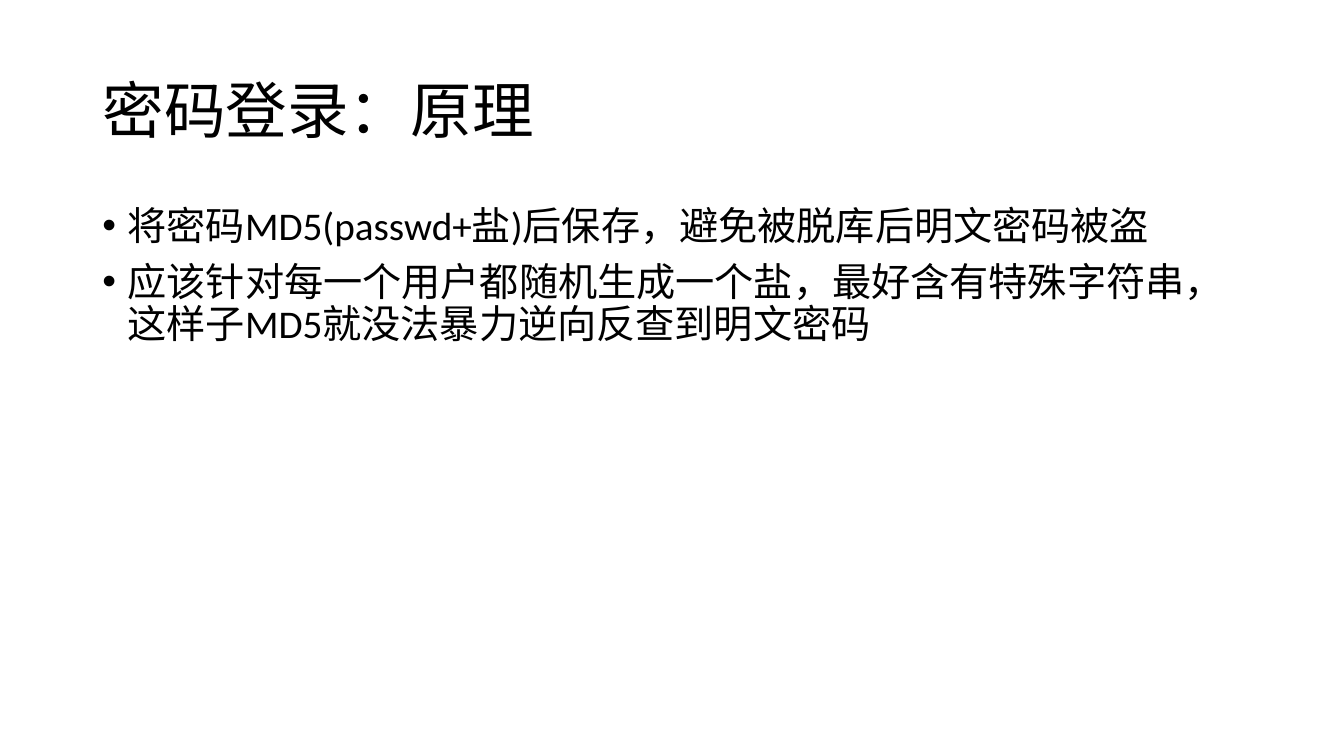
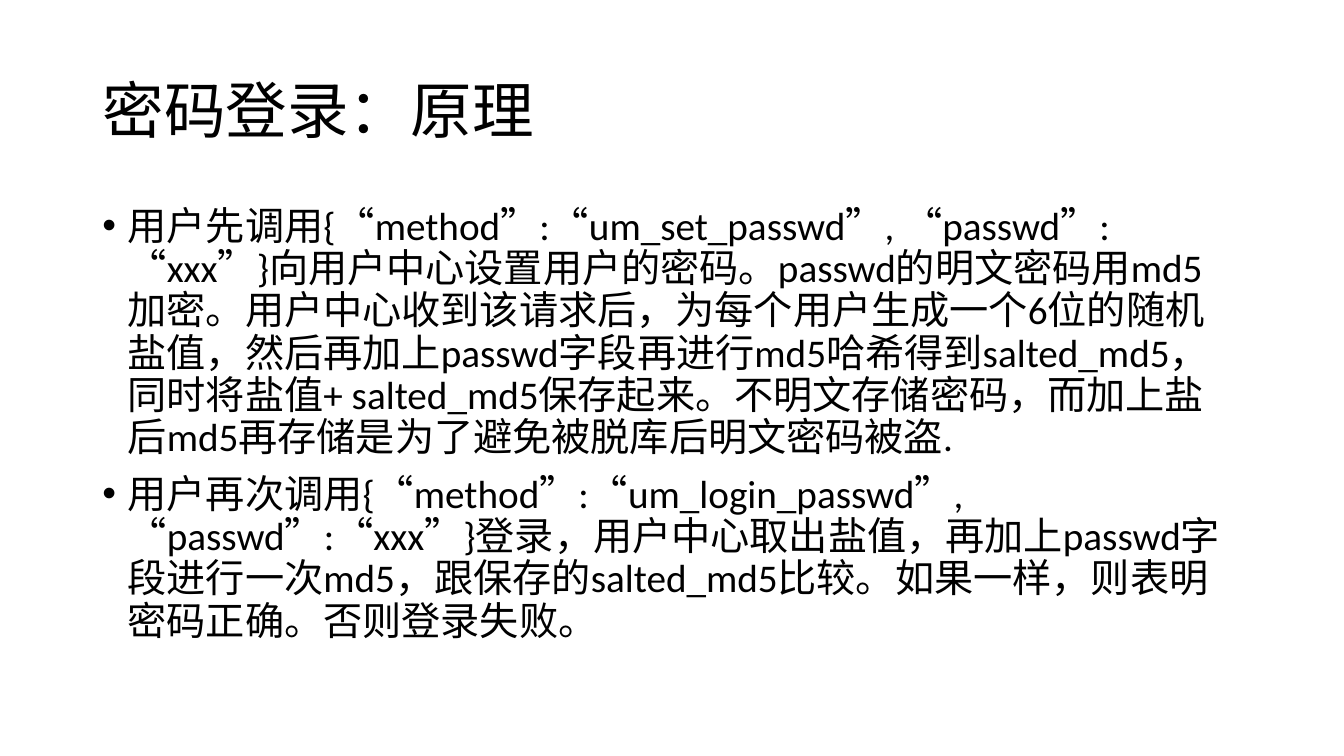
Before and after one commit to djpan0303/tech_paper, a slide deck: slide 4 of 用户登录机制.pptx (slide 3 before the commit). Drawn at 1344x756 pixels with LibreOffice and Linux fonts; fonts in the diff are those of the drawing. Boxes give left, top, right and bottom in pixels: in the first picture for what was removed or moved away, otherwise in the second. Text is boxed around its words. In the diff, an @@ line names an element or a change of style, - is before the commit and + after.

```diff
--- a/用户登录机制.pptx
+++ b/用户登录机制.pptx
@@ text at <box>128,207,1220,639</box>: text changed @@
-• 将密码MD5(passwd+盐)后保存，避免被脱库后明文密码被盗
-• 应该针对每一个用户都随机生成一个盐，最好含有特殊字符串，这样子MD5就没法暴力逆向反查到明文密码
+• 用户先调用{“method”:“um_set_passwd”, “passwd”:“xxx”}向用户中心设置用户的密码。passwd的明文密码用md5加密。用户中心收到该请求后，为每个用户生成一个6位的随机盐值，然后再加上passwd字段再进行md5哈希得到salted_md5，同时将盐值+ salted_md5保存起来。不明文存储密码，而加上盐后md5再存储是为了避免被脱库后明文密码被盗.
+• 用户再次调用{“method”:“um_login_passwd”, “passwd”:“xxx”}登录，用户中心取出盐值，再加上passwd字段进行一次md5，跟保存的salted_md5比较。如果一样，则表明密码正确。否则登录失败。
```
Also in this commit, not shown: 1 other slide changed, 5 slides added, 14 other files.
